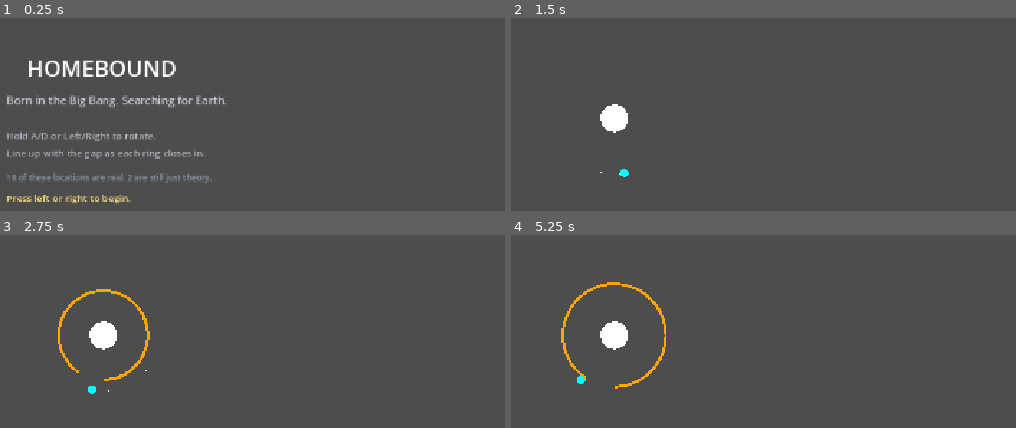
Above: before the commit, frames 1-4 (two rows, left to right).
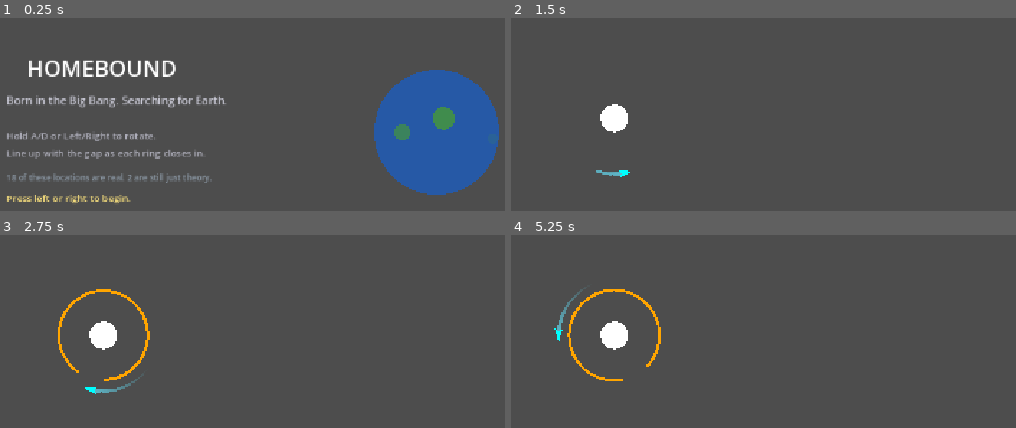
Above: after the commit, the same moments.

Repository: reyadvoid/Homebound
Game: Godot game, scene res://scenes/Main.tscn
The game is run twice, just before and just after one commit, with the same random seed, the same clock (stepped at 60 frames per second) and the same inputs.
Inputs:
- Up to frame 1 (0.25 s): no input
- Up to frame 2 (1.5 s): tap Enter (ui_accept) at 0.5, 0.6, 0.77, 1.07, 1.25, 1.35 s; hold D (rotate_right) 0.53-1.28 s; hold A (rotate_left) from 1.28 s (still down)
- Up to frame 3 (2.75 s): tap Enter (ui_accept) at 1.52, 1.82, 2, 2.1 s; release A (rotate_left) at 2.03 s; hold D (rotate_right) from 2.03 s (still down)
- Up to frame 4 (5.25 s): tap Enter (ui_accept) at 2.85, 3.02, 3.32, 3.5, 3.6, 3.77, 4.07, 4.25, 4.35, 4.52, 4.82, 5.1 s; release D (rotate_right) at 3.53 s; hold A (rotate_left) from 3.53 s (still down)

The runs differ from the first frame. In frame 1, 13% of the frame differs, in the area x 74-99%, y 26-92%; in frame 2, 0.1%; in frame 3, 0.2%; in frame 4, 1.7%.

Commit message:
sprite-ready ship with direction facing, smooth trail, in-game restart, cinematic ending, animated menu earth

Diff:
--- a/homebound/scenes/Main.tscn
+++ b/homebound/scenes/Main.tscn
@@ -26,4 +26,5 @@
 
 [node name="Ambient" type="AudioStreamPlayer" parent="." unique_id=712204422]
 stream = ExtResource("4_c01mt")
+volume_db = -10.0
 autoplay = true
--- a/homebound/scripts/main.gd
+++ b/homebound/scripts/main.gd
@@ -1,12 +1,11 @@
 extends Node2D
-
-@onready var trail = $Trail
 
 var center = Vector2(300, 300)
 var player_radius = 80.0
 var player_angle = 0.0
 var angular_speed = 2.6
 var player_pos = Vector2.ZERO
+var facing_dir = 1.0
 var ring_speed = 60.0
 var gap_width = 0.6
 var running = true
@@ -14,6 +13,24 @@
 var rings = []
 var spawn_timer = 0.0
 var spawn_interval = 1.3
+var trail_points = []
+var trail_max_length = 28
+
+var ending_phase = ""
+var ending_timer = 0.0
+var burst_start_pos = Vector2.ZERO
+var burst_stretch = 0.0
+var flash_alpha = 0.0
+
+var earth_rotation = 0.0
+var earth_rotation_speed = 0.5
+var earth_continents = [
+	{ "angle": 0.0, "y": -20, "size": 16 },
+	{ "angle": 1.4, "y": 10, "size": 12 },
+	{ "angle": 2.8, "y": -5, "size": 14 },
+	{ "angle": 4.2, "y": 20, "size": 10 },
+	{ "angle": 5.5, "y": 0, "size": 13 },
+]
 
 var stages = [
 	{ "name": "Big Bang", "ring_type": "out", "rings_to_pass": 3, "color": Color(1, 1, 1) },
@@ -48,21 +65,31 @@
 
 func _process(delta):
 	if not game_started:
+		earth_rotation += earth_rotation_speed * delta
 		if Input.is_action_just_pressed("rotate_left") or Input.is_action_just_pressed("rotate_right"):
 			game_started = true
-			trail.emitting = true
 		queue_redraw()
 		return
+	if ending_phase != "":
+		update_ending(delta)
+		queue_redraw()
+		return
 	if not running:
-		trail.emitting = false
+		if Input.is_action_just_pressed("ui_accept"):
+			restart_game()
+		queue_redraw()
 		return
 	if Input.is_action_pressed("rotate_left"):
 		player_angle -= angular_speed * delta
+		facing_dir = -1.0
 	if Input.is_action_pressed("rotate_right"):
 		player_angle += angular_speed * delta
+		facing_dir = 1.0
 
 	player_pos = center + Vector2(cos(player_angle), sin(player_angle)) * player_radius
-	trail.position = player_pos
+	trail_points.append(player_pos)
+	if trail_points.size() > trail_max_length:
+		trail_points.remove_at(0)
 
 	spawn_timer += delta
 	if spawn_timer >= spawn_interval:
@@ -90,7 +117,7 @@
 			else:
 				$SfxFail.play()
 				running = false
-				print("Missed it — press Play again to retry")
+				print("Missed it — press Enter to retry")
 			break
 		if ring.radius <= 0 or ring.radius > 300:
 			rings.remove_at(i)
@@ -112,15 +139,61 @@
 	var s = stages[stage_index]
 	modulate = s.color
 	if s.ring_type == "none":
-		enter_earth()
+		start_ending()
 		return
 	print("Now entering: " + s.name)
+
+func start_ending():
+	running = false
+	modulate = Color(1, 1, 1)
+	ending_phase = "burst"
+	ending_timer = 0.0
+	burst_start_pos = player_pos
+	print("Approaching Earth...")
+
+func update_ending(delta):
+	ending_timer += delta
+	if ending_phase == "burst":
+		var t = clamp(ending_timer / 0.9, 0.0, 1.0)
+		var eased = t * t
+		var dir = Vector2(cos(player_angle), sin(player_angle))
+		player_pos = burst_start_pos + dir * eased * 900.0
+		burst_stretch = eased * 1.6
+		if ending_timer >= 0.9:
+			ending_phase = "flash"
+			ending_timer = 0.0
+	elif ending_phase == "flash":
+		var t = clamp(ending_timer / 0.35, 0.0, 1.0)
+		flash_alpha = min(1.0, t / 0.5)
+		if ending_timer >= 0.35:
+			ending_phase = "reveal"
+			ending_timer = 0.0
+	elif ending_phase == "reveal":
+		var t = clamp(ending_timer / 1.0, 0.0, 1.0)
+		flash_alpha = 1.0 - t
+		if ending_timer >= 1.0:
+			ending_phase = ""
+			flash_alpha = 0.0
+			enter_earth()
 
 func enter_earth():
 	running = false
-	trail.emitting = false
 	print("Welcome home.")
-	queue_redraw()
+
+func restart_game():
+	stage_index = 0
+	passes_this_stage = 0
+	rings.clear()
+	trail_points.clear()
+	player_angle = 0.0
+	facing_dir = 1.0
+	spawn_timer = 0.0
+	ending_phase = ""
+	flash_alpha = 0.0
+	burst_stretch = 0.0
+	modulate = stages[0].color
+	running = true
+	print("Restarting the run.")
 
 func draw_ring(ring):
 	var s = stages[stage_index]
@@ -143,8 +216,76 @@
 		draw_circle(edge1, 5, Color(1, 0.95, 0.6))
 		draw_circle(edge2, 5, Color(1, 0.95, 0.6))
 
+func draw_trail():
+	var n = trail_points.size()
+	if n < 2:
+		return
+	for i in range(n - 1):
+		var t = float(i) / float(n)
+		var alpha = t * 0.75
+		var width = 1.5 + t * 4.5
+		draw_line(trail_points[i], trail_points[i + 1], Color(0.4, 0.9, 1.0, alpha), width)
+
+func draw_ship():
+	var facing = player_angle + facing_dir * PI / 2.0
+	draw_set_transform(player_pos, facing, Vector2.ONE)
+	var pts = PackedVector2Array([
+		Vector2(12, 0),
+		Vector2(-8, -6),
+		Vector2(-4, 0),
+		Vector2(-8, 6)
+	])
+	draw_colored_polygon(pts, Color.CYAN)
+	draw_set_transform(Vector2.ZERO, 0, Vector2.ONE)
+
+func draw_burst_frame():
+	draw_line(burst_start_pos, player_pos, Color(0.6, 0.9, 1.0, 0.6), 3.0)
+	draw_set_transform(player_pos, player_angle, Vector2(1.0 + burst_stretch, 1.0))
+	var pts = PackedVector2Array([
+		Vector2(12, 0),
+		Vector2(-8, -6),
+		Vector2(-4, 0),
+		Vector2(-8, 6)
+	])
+	draw_colored_polygon(pts, Color(1, 1, 1))
+	draw_set_transform(Vector2.ZERO, 0, Vector2.ONE)
+
+func draw_earth_scene(show_lander: bool):
+	draw_circle(center, 40, Color(0.2, 0.45, 0.75))
+	draw_circle(center + Vector2(-14, -10), 12, Color(0.3, 0.6, 0.35))
+	draw_circle(center + Vector2(12, 14), 9, Color(0.3, 0.6, 0.35))
+	if show_lander:
+		var lander_pos = center + Vector2(22, -8)
+		draw_set_transform(lander_pos, -PI / 2.0, Vector2(0.6, 0.6))
+		var pts = PackedVector2Array([Vector2(12, 0), Vector2(-8, -6), Vector2(-4, 0), Vector2(-8, 6)])
+		draw_colored_polygon(pts, Color.CYAN)
+		draw_set_transform(Vector2.ZERO, 0, Vector2.ONE)
+		var flag_base = lander_pos + Vector2(14, 4)
+		draw_line(flag_base, flag_base + Vector2(0, -14), Color(0.85, 0.85, 0.85), 2.0)
+		var flag_pts = PackedVector2Array([flag_base + Vector2(0, -14), flag_base + Vector2(10, -11), flag_base + Vector2(0, -8)])
+		draw_colored_polygon(flag_pts, Color(0.9, 0.2, 0.2))
+	draw_string(ThemeDB.fallback_font, Vector2(center.x - 20, center.y + 70), "home.", HORIZONTAL_ALIGNMENT_LEFT, -1, 22, Color.WHITE)
+	if show_lander:
+		draw_string(ThemeDB.fallback_font, Vector2(center.x - 105, center.y + 100), "Press Enter to fly again.", HORIZONTAL_ALIGNMENT_LEFT, -1, 13, Color(0.75, 0.8, 0.85))
+
+func draw_menu_earth():
+	var e_center = Vector2(780, 320)
+	var e_radius = 90.0
+	draw_circle(e_center, e_radius, Color(0.15, 0.35, 0.65))
+	for c in earth_continents:
+		var a = c.angle + earth_rotation
+		var depth = cos(a)
+		if depth < -0.15:
+			continue
+		var x = e_center.x + sin(a) * e_radius * 0.9
+		var y = e_center.y + c.y
+		var alpha = clamp((depth + 0.15) / 1.15, 0.0, 1.0)
+		var size = c.size * (0.6 + 0.4 * depth)
+		draw_circle(Vector2(x, y), size, Color(0.25, 0.55, 0.3, alpha))
+
 func _draw():
 	if not game_started:
+		draw_menu_earth()
 		draw_string(ThemeDB.fallback_font, Vector2(center.x - 110, center.y - 60), "HOMEBOUND", HORIZONTAL_ALIGNMENT_LEFT, -1, 32, Color.WHITE)
 		draw_string(ThemeDB.fallback_font, Vector2(center.x - 140, center.y - 20), "Born in the Big Bang. Searching for Earth.", HORIZONTAL_ALIGNMENT_LEFT, -1, 16, Color(0.8, 0.8, 0.85))
 		draw_string(ThemeDB.fallback_font, Vector2(center.x - 140, center.y + 30), "Hold A/D or Left/Right to rotate.", HORIZONTAL_ALIGNMENT_LEFT, -1, 14, Color(0.7, 0.7, 0.75))
@@ -152,14 +293,22 @@
 		draw_string(ThemeDB.fallback_font, Vector2(center.x - 140, center.y + 90), "18 of these locations are real. 2 are still just theory.", HORIZONTAL_ALIGNMENT_LEFT, -1, 12, Color(0.55, 0.6, 0.65))
 		draw_string(ThemeDB.fallback_font, Vector2(center.x - 140, center.y + 120), "Press left or right to begin.", HORIZONTAL_ALIGNMENT_LEFT, -1, 14, Color(1, 0.9, 0.5))
 		return
+	if ending_phase == "burst":
+		draw_burst_frame()
+		return
+	if ending_phase == "flash" or ending_phase == "reveal":
+		draw_earth_scene(true)
+		draw_rect(Rect2(-1000, -1000, 4000, 4000), Color(1, 1, 1, flash_alpha), true)
+		return
 	var s = stages[stage_index]
 	if s.ring_type == "none":
-		draw_circle(center, 40, Color(0.2, 0.45, 0.75))
-		draw_circle(center + Vector2(-14, -10), 12, Color(0.3, 0.6, 0.35))
-		draw_circle(center + Vector2(12, 14), 9, Color(0.3, 0.6, 0.35))
-		draw_string(ThemeDB.fallback_font, Vector2(center.x - 20, center.y + 70), "home.", HORIZONTAL_ALIGNMENT_LEFT, -1, 22, Color.WHITE)
+		draw_earth_scene(true)
 		return
 	draw_circle(center, 20, Color.WHITE)
 	for ring in rings:
 		draw_ring(ring)
-	draw_circle(player_pos, 6, Color.CYAN)
+	draw_trail()
+	draw_ship()
+	if not running:
+		draw_string(ThemeDB.fallback_font, Vector2(center.x - 60, center.y - 120), "Missed it.", HORIZONTAL_ALIGNMENT_LEFT, -1, 20, Color.WHITE)
+		draw_string(ThemeDB.fallback_font, Vector2(center.x - 105, center.y - 95), "Press Enter to try again.", HORIZONTAL_ALIGNMENT_LEFT, -1, 14, Color(1, 0.9, 0.5))
